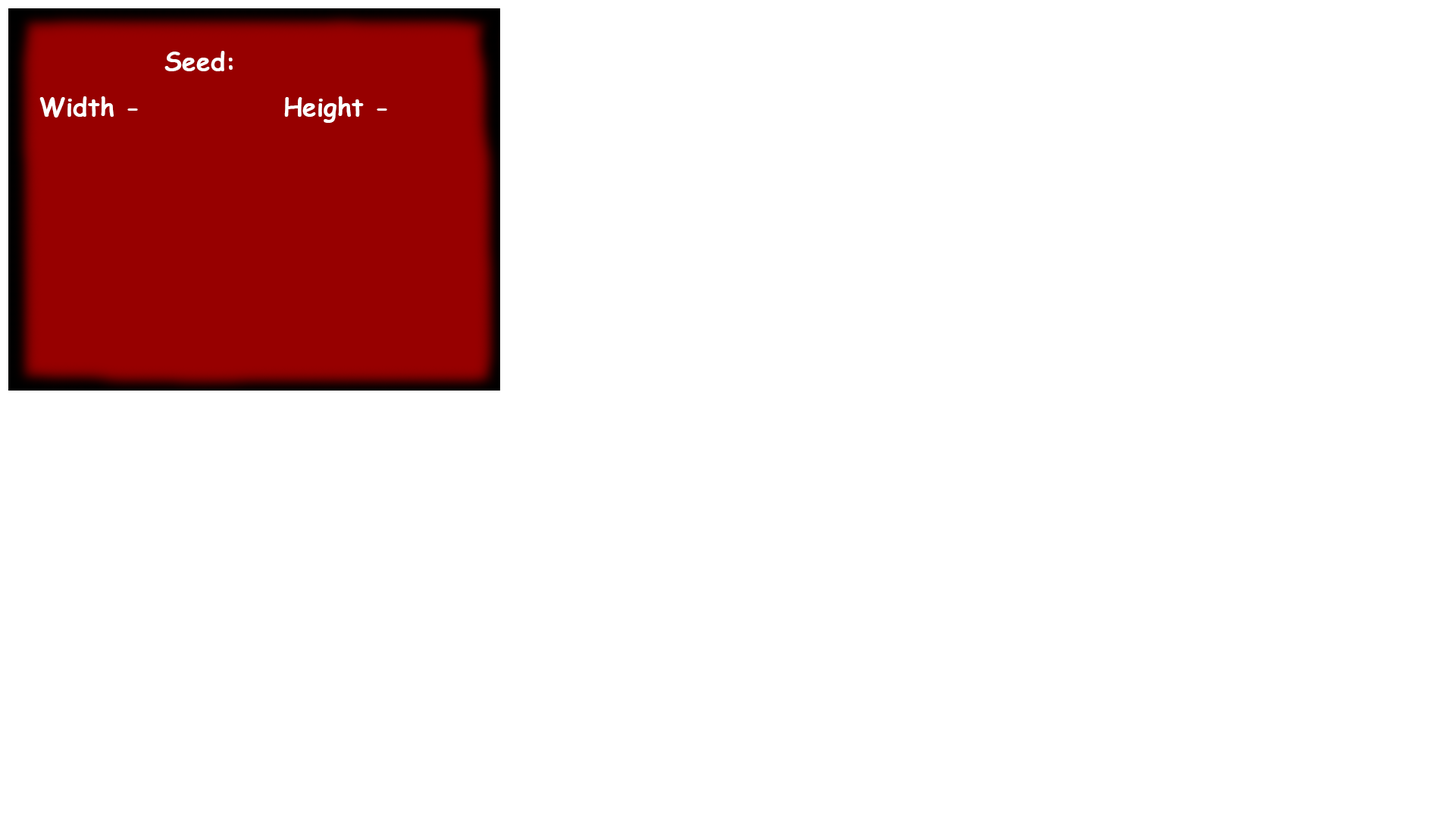
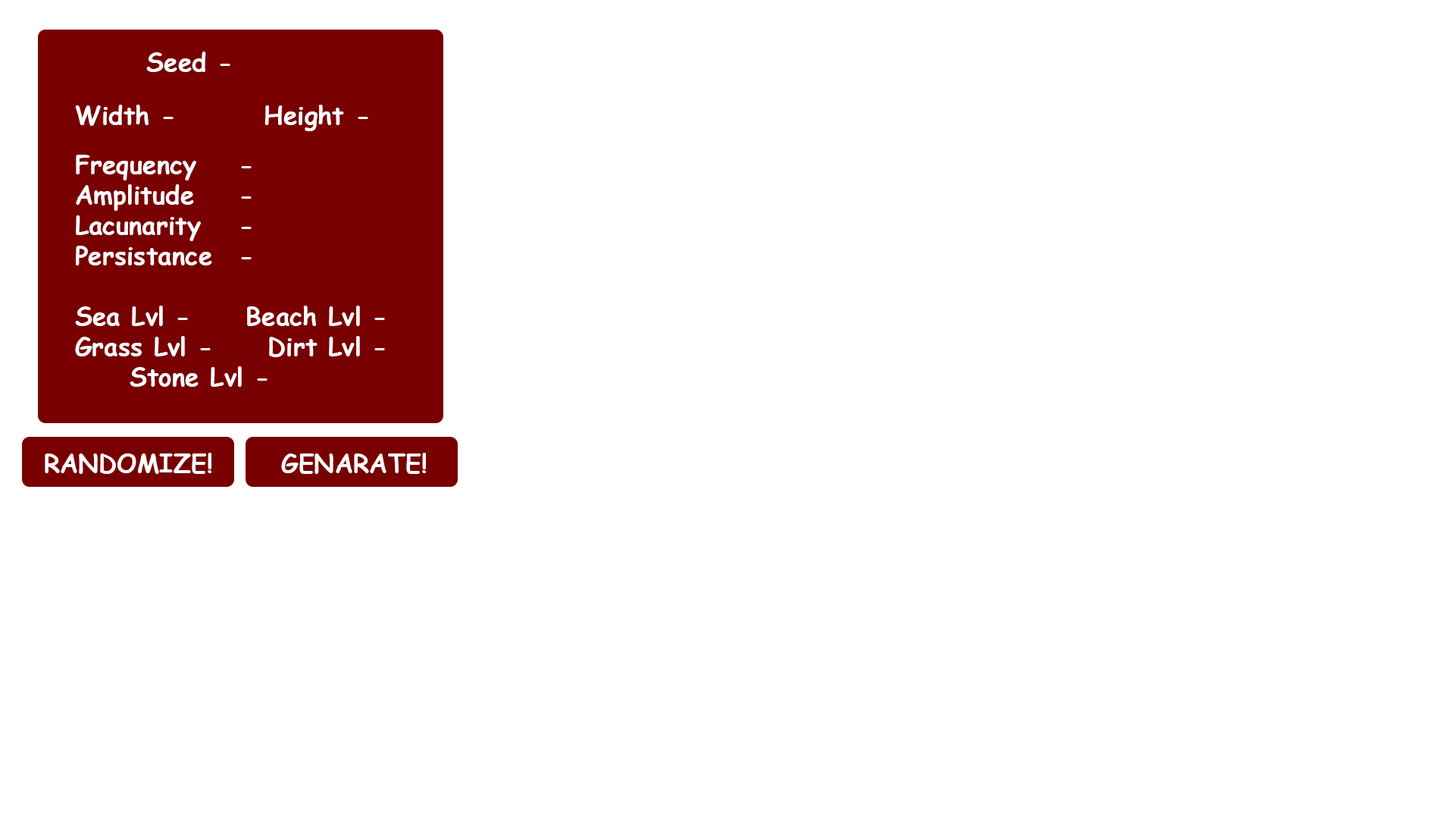
Revision of a layered 1455×819 image; what changed, layer by layer:
added layer "RANDOMIZE!" above "GENARATE!" over bbox(44, 452, 212, 474)
added layer "GENARATE!" above "Frequency - Amplitude - Lacunarity - Persistance - Sea Lv" over bbox(281, 452, 426, 474)
added layer "Frequency - Amplitude - Lacunarity - Persistance - Sea Lv" above "Width - Height -" over bbox(75, 154, 386, 387)
painted on "Width - Height -" over bbox(39, 96, 388, 132)
renamed "Seed:" to "Seed -", painted on it over bbox(146, 50, 233, 73)
added layer "Rounded Rectangle 5 copy" above "Rounded Rectangle 4 copy" over bbox(245, 436, 458, 487)
added layer "Rounded Rectangle 4 copy" above "Rounded Rectangle 5" over bbox(245, 436, 458, 487)
added layer "Rounded Rectangle 5" above "Rounded Rectangle 4" over bbox(21, 436, 235, 487)
added layer "Rounded Rectangle 4" above "Rounded Rectangle 2" over bbox(21, 436, 247, 487)
added layer "Rounded Rectangle 2" above "Rounded Rectangle 1" over bbox(37, 29, 444, 423)
added layer "Rounded Rectangle 1" above "Layer 0" over bbox(28, 18, 454, 423)
painted on "Layer 0" over bbox(8, 8, 501, 391)
